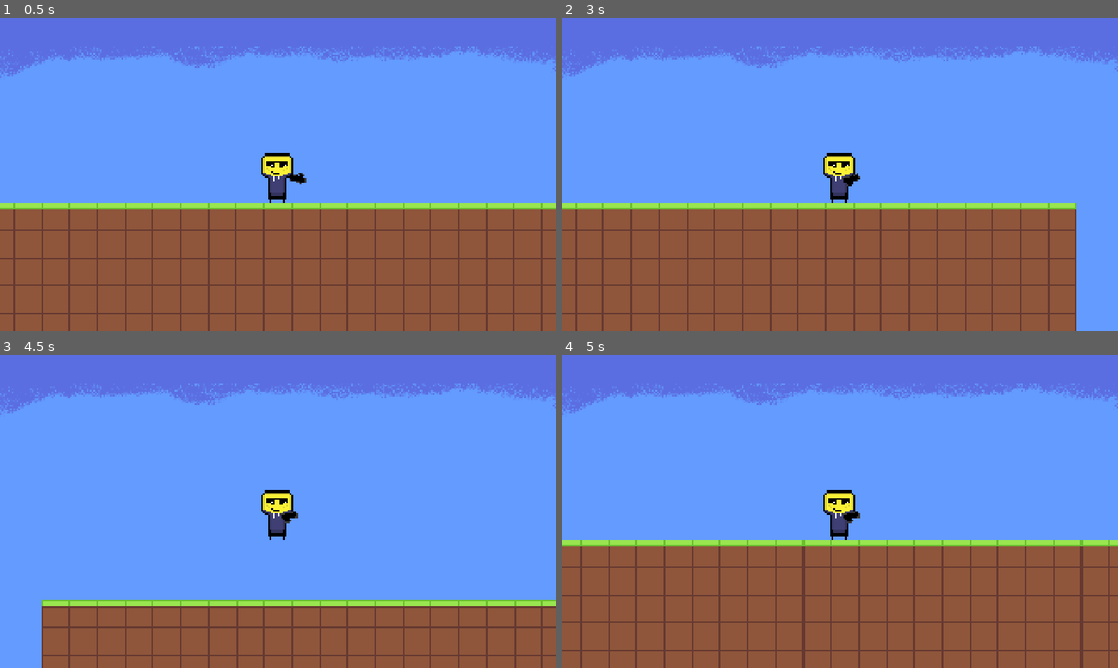
Above: before the commit, frames 1-4 (two rows, left to right).
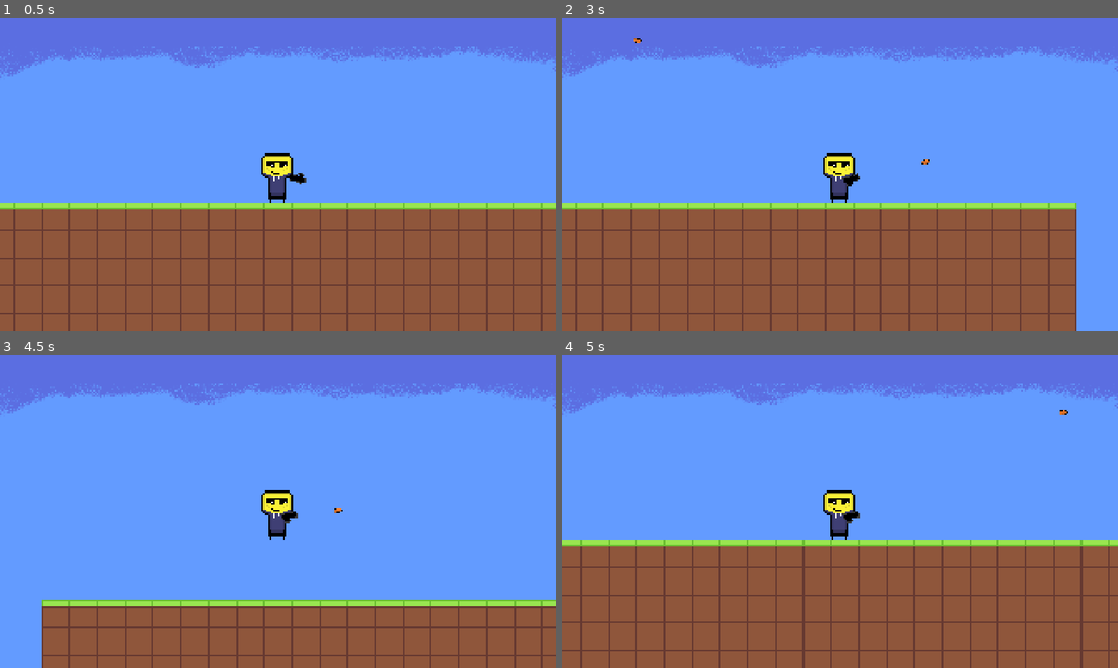
Above: after the commit, the same moments.

Repository: benjitran2009/rapidPlatformer
Game: Godot game, scene res://main.tscn
The game is run twice, just before and just after one commit, with the same random seed, the same clock (stepped at 60 frames per second) and the same inputs.
Inputs (mouse positions are in pixels of both pictures, inside the frame that each line leads up to):
- Up to frame 1 (0.5 s): no input
- Up to frame 2 (3 s): tap Enter (ui_accept) at 0.5, 0.8, 1.35 s; move the mouse to (812, 237) at 0.52 s; hold D (right) 0.53-2.03 s; click (812, 237) at 0.6 s; tap Space (jump) at 0.77, 1.07, 1.52, 1.55, 1.82, 2.1 s; move the mouse to (1006, 221) at 1.27 s; move the mouse to (673, 127) at 2.02 s; hold A (left) from 2.03 s (still down); click (673, 127) at 2.3 s; move the mouse to (867, 174) at 2.77 s; click (867, 174) at 2.85 s
- Up to frame 3 (4.5 s): tap Space (jump) at 3.02, 3.32, 3.77, 3.8, 4.07 s; tap Enter (ui_accept) at 3.05, 3.6 s; move the mouse to (194, 433) at 3.52 s; move the mouse to (400, 495) at 4.27 s; release A (left) at 4.28 s; hold D (right) from 4.28 s (still down); click (400, 495) at 4.35 s
- Up to frame 4 (5 s): keep holding D (right); tap Space (jump) at 4.52, 4.82 s

Frame 1 is identical in both runs. In frame 2, less than 0.1% of the frame differs, in the area x 12-67%, y 6-47%; in frame 3, less than 0.1%; in frame 4, less than 0.1%.

Commit message:
a bunch of stuff

Diff:
--- /dev/null
+++ b/bullet.tscn
@@ -0,0 +1,20 @@
+[gd_scene format=3 uid="uid://7khkwnmwdtu6"]
+
+[ext_resource type="Script" uid="uid://dbgb22ycwiijd" path="res://scripts/Bullet.gd" id="1_v8qja"]
+[ext_resource type="Texture2D" uid="uid://rfop8enqx688" path="res://assets/bulletpistol.png" id="2_t4vbm"]
+
+[sub_resource type="RectangleShape2D" id="RectangleShape2D_2b2rl"]
+size = Vector2(16, 8)
+
+[node name="Bullet" type="Area2D" unique_id=2066309302]
+script = ExtResource("1_v8qja")
+
+[node name="Sprite2D" type="Sprite2D" parent="." unique_id=125867050]
+texture_filter = 1
+position = Vector2(8, 0)
+texture = ExtResource("2_t4vbm")
+
+[node name="CollisionShape2D" type="CollisionShape2D" parent="." unique_id=275496220]
+texture_filter = 2
+position = Vector2(8, 0)
+shape = SubResource("RectangleShape2D_2b2rl")
--- /dev/null
+++ b/enemy.gd
@@ -0,0 +1,27 @@
+extends CharacterBody2D
+
+@export var health = 10;
+@export var maxHealth = 10;
+
+const SPEED = 300.0
+const JUMP_VELOCITY = -400.0
+
+
+func _physics_process(delta: float) -> void:
+	# Add the gravity.
+	if not is_on_floor():
+		velocity += get_gravity() * delta
+
+	# Handle jump.
+	if Input.is_action_just_pressed("ui_accept") and is_on_floor():
+		velocity.y = JUMP_VELOCITY
+
+	# Get the input direction and handle the movement/deceleration.
+	# As good practice, you should replace UI actions with custom gameplay actions.
+	var direction := Input.get_axis("ui_left", "ui_right")
+	if direction:
+		velocity.x = direction * SPEED
+	else:
+		velocity.x = move_toward(velocity.x, 0, SPEED)
+
+	move_and_slide()
--- /dev/null
+++ b/enemy.tscn
@@ -0,0 +1,19 @@
+[gd_scene format=3 uid="uid://bb5s5ndywjsyj"]
+
+[ext_resource type="Script" uid="uid://bdnj6v28d6oef" path="res://enemy.gd" id="1_4gyqm"]
+[ext_resource type="Texture2D" uid="uid://bedbuoi2jykia" path="res://assets/enemy1sprite.png" id="1_7k104"]
+
+[sub_resource type="RectangleShape2D" id="RectangleShape2D_vslkb"]
+size = Vector2(112, 168)
+
+[node name="Enemy" type="CharacterBody2D" unique_id=683110525]
+script = ExtResource("1_4gyqm")
+
+[node name="CollisionShape2D" type="CollisionShape2D" parent="." unique_id=1638652780]
+position = Vector2(-3, 12)
+shape = SubResource("RectangleShape2D_vslkb")
+
+[node name="Sprite2D" type="Sprite2D" parent="." unique_id=396907579]
+texture_filter = 1
+scale = Vector2(6, 6)
+texture = ExtResource("1_7k104")
--- a/main.tscn
+++ b/main.tscn
@@ -1,12 +1,49 @@
 [gd_scene format=4 uid="uid://db3x6hhv5s5yi"]
 
 [ext_resource type="Texture2D" uid="uid://41s7g2ecrqa8" path="res://assets/background.png" id="1_7mycd"]
-[ext_resource type="Script" uid="uid://k5pi11b3816e" path="res://scripts/Player.gd" id="2_0xm2m"]
 [ext_resource type="Texture2D" uid="uid://diirwybw2yo0t" path="res://assets/player1sprite.png" id="2_h2yge"]
 [ext_resource type="Texture2D" uid="uid://dj2l6o7whj72s" path="res://assets/grass_block.png" id="3_h2yge"]
 [ext_resource type="Texture2D" uid="uid://blij4mpsl2dw7" path="res://assets/gunpistol.png" id="3_lquwl"]
 [ext_resource type="Script" uid="uid://ddemv4w4g2qou" path="res://scripts/Gun.gd" id="4_7mycd"]
 [ext_resource type="Texture2D" uid="uid://bomtba02dhjfs" path="res://assets/dirt_block.png" id="8_4c57u"]
+[ext_resource type="PackedScene" uid="uid://7khkwnmwdtu6" path="res://bullet.tscn" id="8_5vw27"]
+
+[sub_resource type="GDScript" id="GDScript_272bh"]
+script/source = "extends CharacterBody2D
+
+@export var Bullet: PackedScene
+@export var Enemy: PackedScene
+var run_speed = 350
+var jump_speed = -1000
+var gravity = 2500
+
+func shoot():
+	var b = Bullet.instantiate()
+	owner.add_child(b)
+	b.transform = $Gun/Muzzle.global_transform
+
+func get_input():
+	velocity.x = 0
+	var right = Input.is_action_pressed('right')
+	var left = Input.is_action_pressed('left')
+	var jump = Input.is_action_just_pressed('jump')
+	var shootPressed = Input.is_action_just_pressed('shoot')
+
+	if is_on_floor() and jump:
+		velocity.y = jump_speed
+	if right:
+		velocity.x += run_speed
+	if left:
+		velocity.x -= run_speed
+	if shootPressed:
+		shoot()
+
+
+func _physics_process(delta):
+	velocity.y += gravity * delta
+	get_input()
+	move_and_slide()
+"
 
 [sub_resource type="RectangleShape2D" id="RectangleShape2D_vslkb"]
 size = Vector2(114, 168)
@@ -73,7 +110,8 @@
 [node name="Node2D" type="Node2D" unique_id=108175614]
 
 [node name="CharacterBody2D" type="CharacterBody2D" parent="." unique_id=206353117]
-script = ExtResource("2_0xm2m")
+script = SubResource("GDScript_272bh")
+Bullet = ExtResource("8_5vw27")
 
 [node name="CollisionShape2D" type="CollisionShape2D" parent="CharacterBody2D" unique_id=200209654]
 position = Vector2(-3, 12)
--- a/project.godot
+++ b/project.godot
@@ -56,7 +56,8 @@
 }
 shoot={
 "deadzone": 0.2,
-"events": []
+"events": [Object(InputEventMouseButton,"resource_local_to_scene":false,"resource_name":"","device":-1,"window_id":0,"alt_pressed":false,"shift_pressed":false,"ctrl_pressed":false,"meta_pressed":false,"button_mask":1,"position":Vector2(286, 15),"global_position":Vector2(295, 63),"factor":1.0,"button_index":1,"canceled":false,"pressed":true,"double_click":false,"script":null)
+]
 }
 
 [physics]
--- a/scripts/Bullet.gd
+++ b/scripts/Bullet.gd
@@ -5,7 +5,7 @@
 func _physics_process(delta):
 	position += transform.x * speed * delta
 
-func _on_body_shape_entered(body_rid: RID, body: Node2D, body_shape_index: int, local_shape_index: int) -> void:
+func _on_Bullet_body_entered(body):
 	if body.is_in_group("mobs"):
 		body.queue_free()
 	queue_free()
--- /dev/null
+++ b/scripts/Main.gd
@@ -0,0 +1,11 @@
+extends Node2D
+
+
+# Called when the node enters the scene tree for the first time.
+func _ready() -> void:
+	pass # Replace with function body.
+
+
+# Called every frame. 'delta' is the elapsed time since the previous frame.
+func _process(delta: float) -> void:
+	pass
--- a/scripts/Player.gd
+++ b/scripts/Player.gd
@@ -6,12 +6,9 @@
 var gravity = 2500
 
 func shoot():
-	var b = Bullet.instantiate()#(PackedScene.GEN_EDIT_STATE_MAIN)
+	var b = Bullet.instantiate()
 	owner.add_child(b)
-	b.transform = $Gun/Muzzle.global_transform
-	#print(Bullet.can_instantiate())
-	#owner.add_child(b)
-	#b.transform = $Gun/Muzzle.global_transform
+	b.transform = $Muzzle.transform
 
 func get_input():
 	velocity.x = 0
Not shown, added: enemy.gd.uid
Not shown, added: scripts/Main.gd.uid
